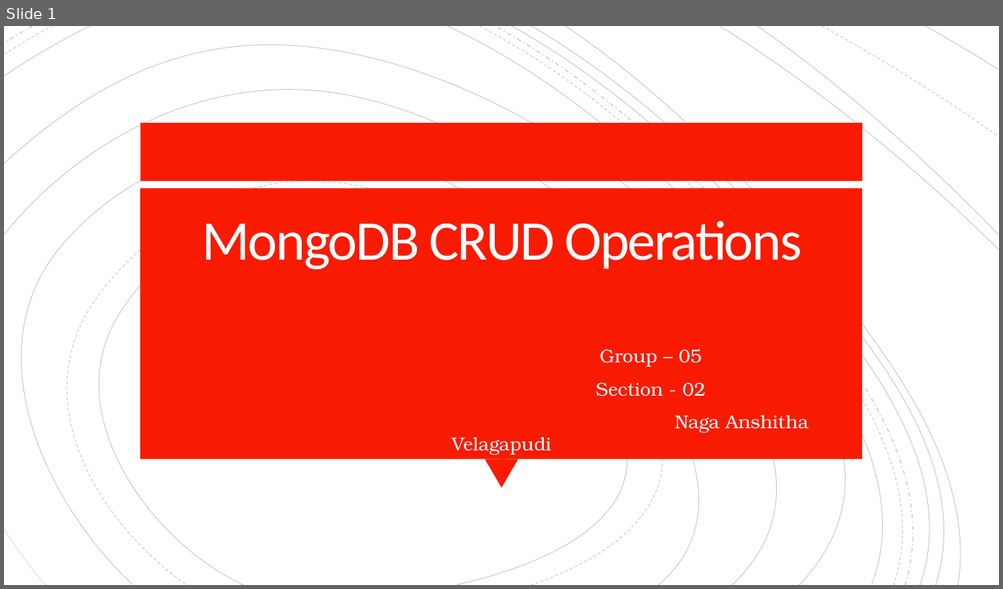
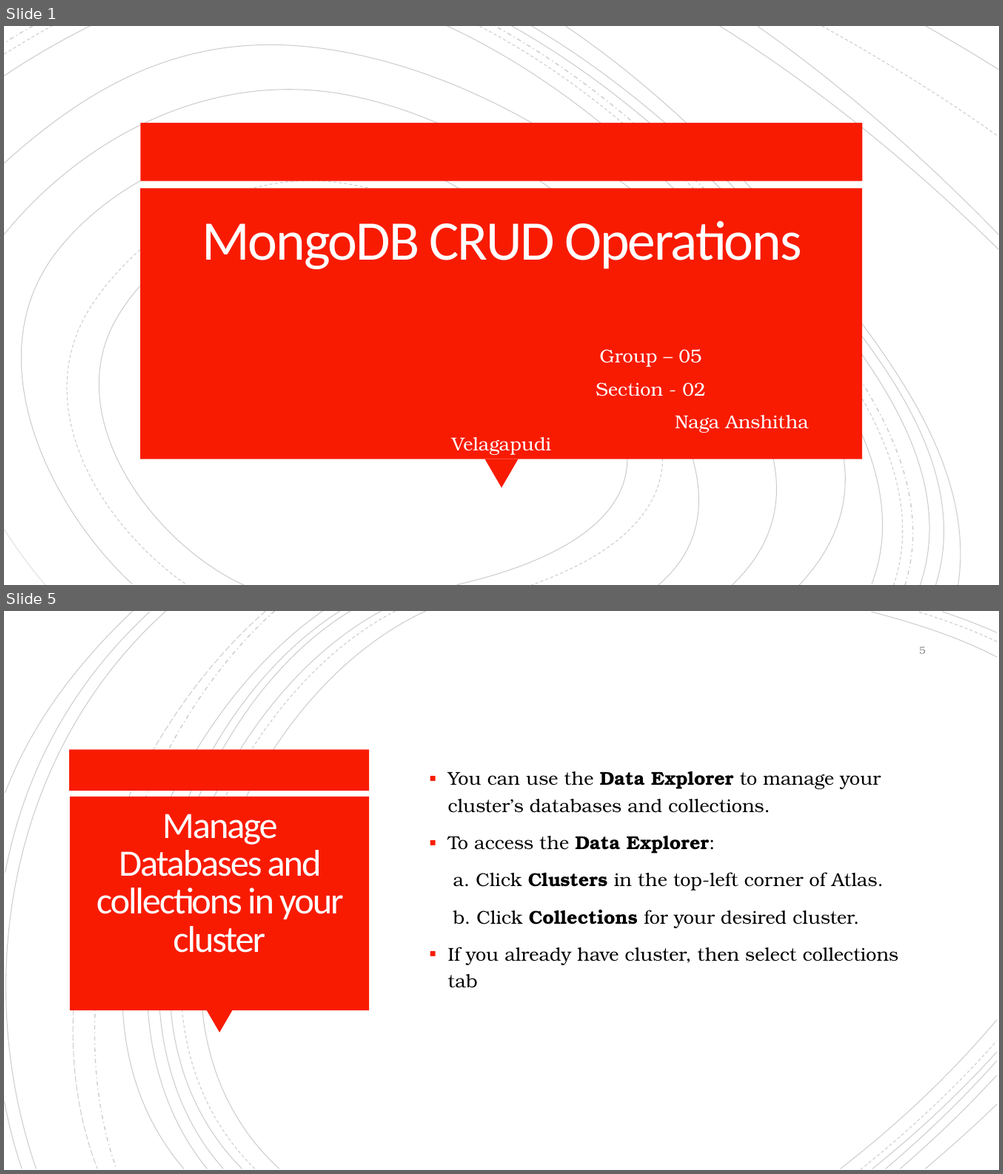
Before and after one commit to anshithavelagapudi/MongoDb-Project, a slide deck: CRUD Operations/MongoDB CRUD Operations.pptx. Shown one above the other, each under a label of ours: slide 1 before the commit, slides 1 and 5 after it; the slides between them are not shown. The pictures are 1003x589 and 1003x1174 pixels, drawn with LibreOffice and Linux fonts; fonts in the diff are those of the drawing. Boxes give left, top, right and bottom in pixels: in the first picture for what was removed or moved away, otherwise in the second. Text is boxed around its words. In the diff, an @@ line names an element or a change of style, - is before the commit and + after.

```diff
--- a/CRUD Operations/MongoDB CRUD Operations.pptx
+++ b/CRUD Operations/MongoDB CRUD Operations.pptx
@@ slide 5 added at box(4, 611, 999, 1170), background #FFFFFF @@
@@ group added at box(4, 611, 997, 1170): 21 freeform shapes @@
@@ page number added at box(919, 647, 925, 654), 10 pt, text #8C8C8C @@
+5
@@ rectangle added at box(70, 750, 370, 791), fill #F81B02 @@
@@ text added at box(448, 771, 898, 988), 18 pt, text #000000 @@
+▪ You can use the Data Explorer to manage your cluster’s databases and collections.
+▪ To access the Data Explorer:
+a. Click Clusters in the top-left corner of Atlas.
+b. Click Collections for your desired cluster.
+▪ If you already have cluster, then select collections tab
@@ rectangle added at box(70, 797, 369, 1011), fill #F81B02 @@
@@ title added at box(96, 814, 343, 953), 36 pt, text #FFFEFF @@
+Manage Databases and collections in your cluster
@@ triangle added at box(206, 1011, 233, 1034), fill #F81B02 @@
```
Also in this commit, not shown: 2 slides changed, 10 other slides added, 9 slides removed, 4 other files.
